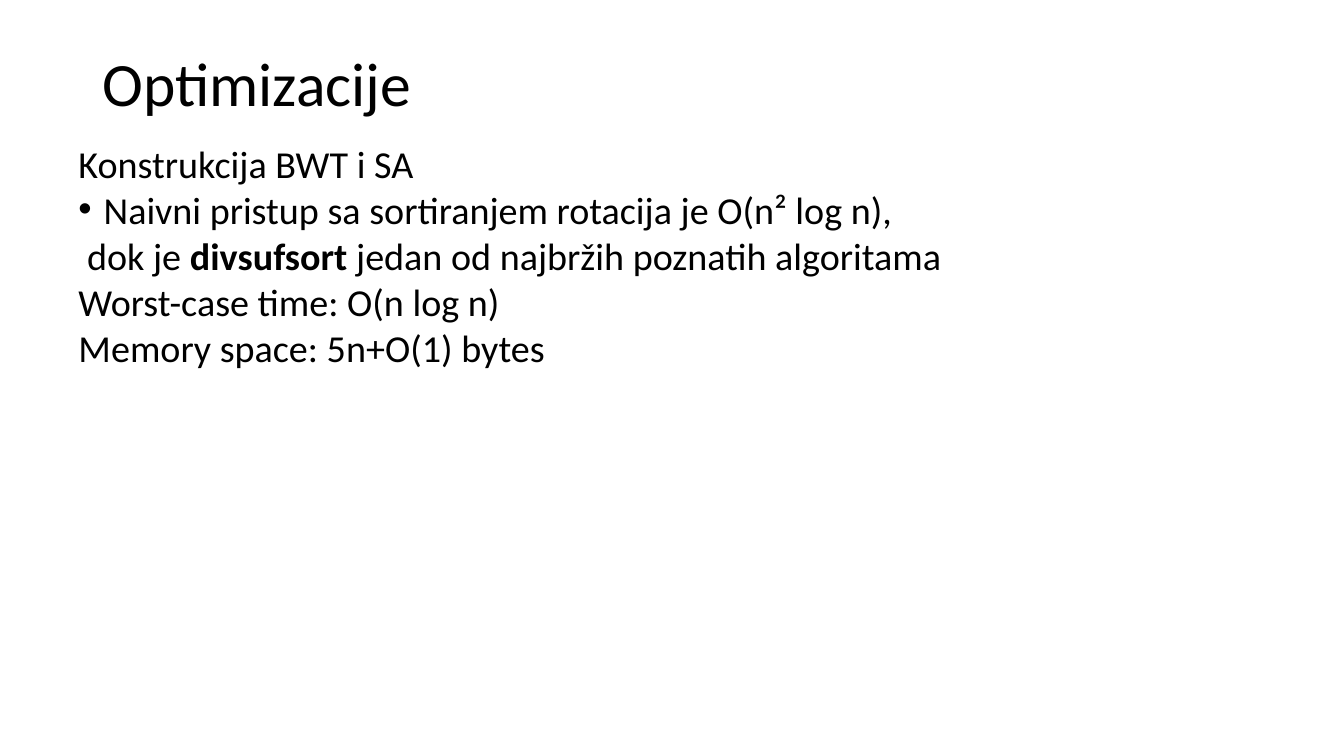
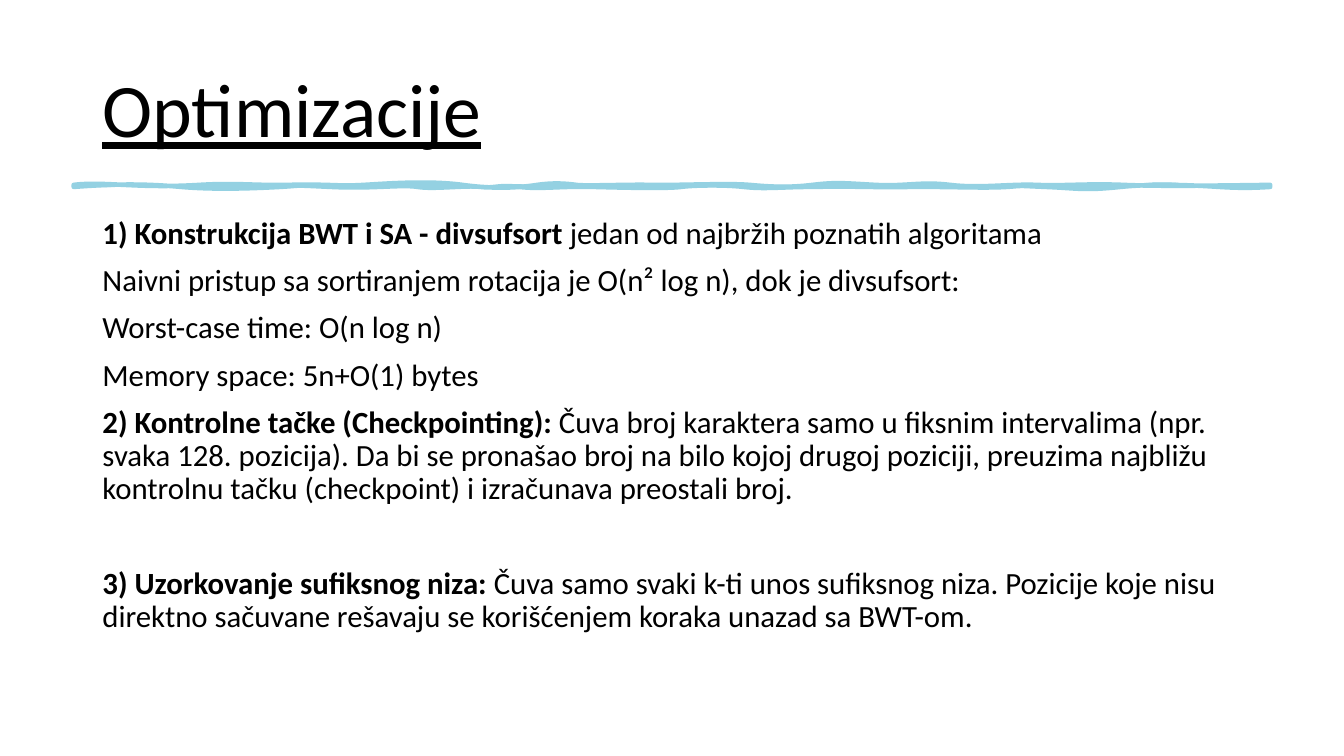
Before and after one commit to Anastasija42/genomska_informatika, a slide deck: slide 4 of Burrows-Wheeler transformacija i FM index.pptx. Drawn at 1344x756 pixels with LibreOffice and Linux fonts; fonts in the diff are those of the drawing. Boxes give left, top, right and bottom in pixels: in the first picture for what was removed or moved away, otherwise in the second. Text is boxed around its words. In the diff, an @@ line names an element or a change of style, - is before the commit and + after.

```diff
--- a/Burrows-Wheeler transformacija i FM index.pptx
+++ b/Burrows-Wheeler transformacija i FM index.pptx
@@ title "Optimizacije": place and size @@
-title "Optimizacije" at (102,63,411,117)
+title "Optimizacije" at (102,84,481,150)
@@ title "Optimizacije" at (102,84,481,150): size 44 to 54 pt, underline on @@
@@ freeform shape added at (74,185,1270,187), fill #94D1E2, outline #94D1E2 3.25 pt @@
@@ text "1) Konstrukcija BWT i SA ...": place and size @@
-text "1) Konstrukcija BWT i SA ..." at (78,151,941,368)
+text "1) Konstrukcija BWT i SA ..." at (102,221,1215,633)
@@ text at (102,221,1042,297): text changed; size 27.2 to 22 pt @@
-Konstrukcija BWT i SA
-• Naivni pristup sa sortiranjem rotacija je O(n² log n),
-dok je divsufsort jedan od najbržih poznatih algoritama
+1) Konstrukcija BWT i SA - divsufsort jedan od najbržih poznatih algoritama
+Naivni pristup sa sortiranjem rotacija je O(n² log n), dok je divsufsort:
@@ text at (102,315,478,391): size 27.2 to 22 pt in "Worst-case time: O(n log n)", "Memory space: 5n+O(1) bytes"; line spacing 0.7 to 0.9 @@
@@ text at (102,407,1215,633): paragraphs added @@
+2) Kontrolne tačke (Checkpointing): Čuva broj karaktera samo u fiksnim intervalima (npr. svaka 128. pozicija). Da bi se pronašao broj na bilo kojoj drugoj poziciji, preuzima najbližu kontrolnu tačku (checkpoint) i izračunava preostali broj.
+3) Uzorkovanje sufiksnog niza: Čuva samo svaki k-ti unos sufiksnog niza. Pozicije koje nisu direktno sačuvane rešavaju se korišćenjem koraka unazad sa BWT-om.
```
Also in this commit, not shown: 3 other slides changed, 7 slides added, 1 slide removed.
